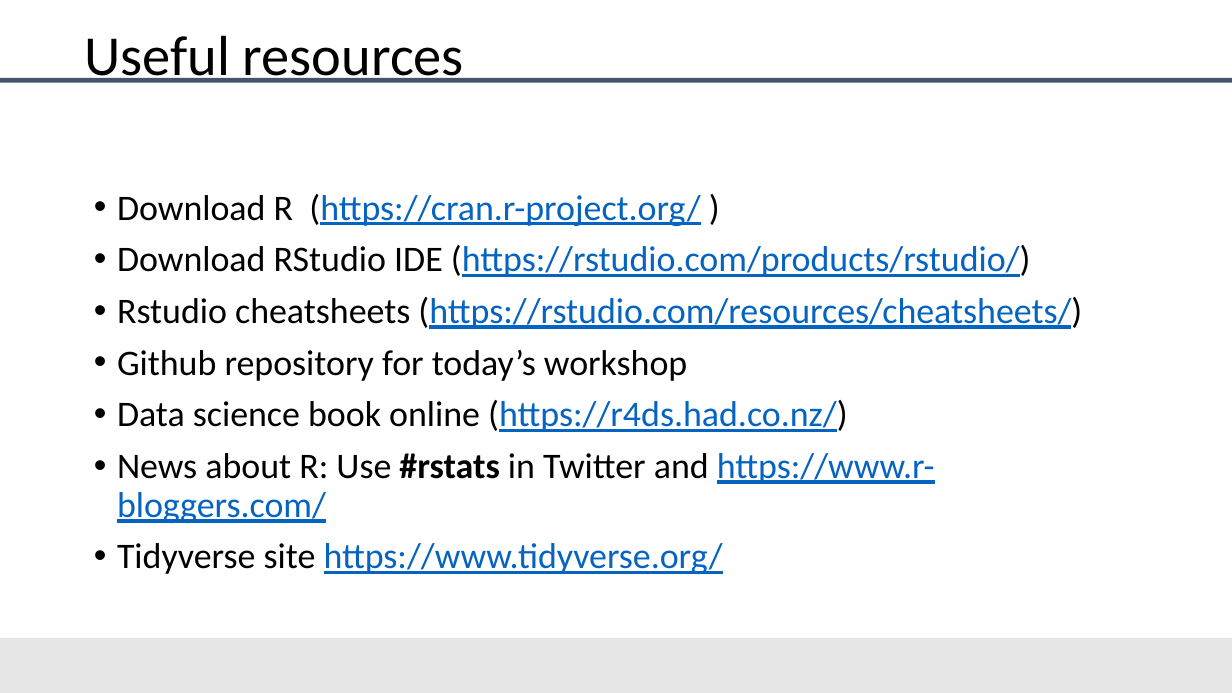
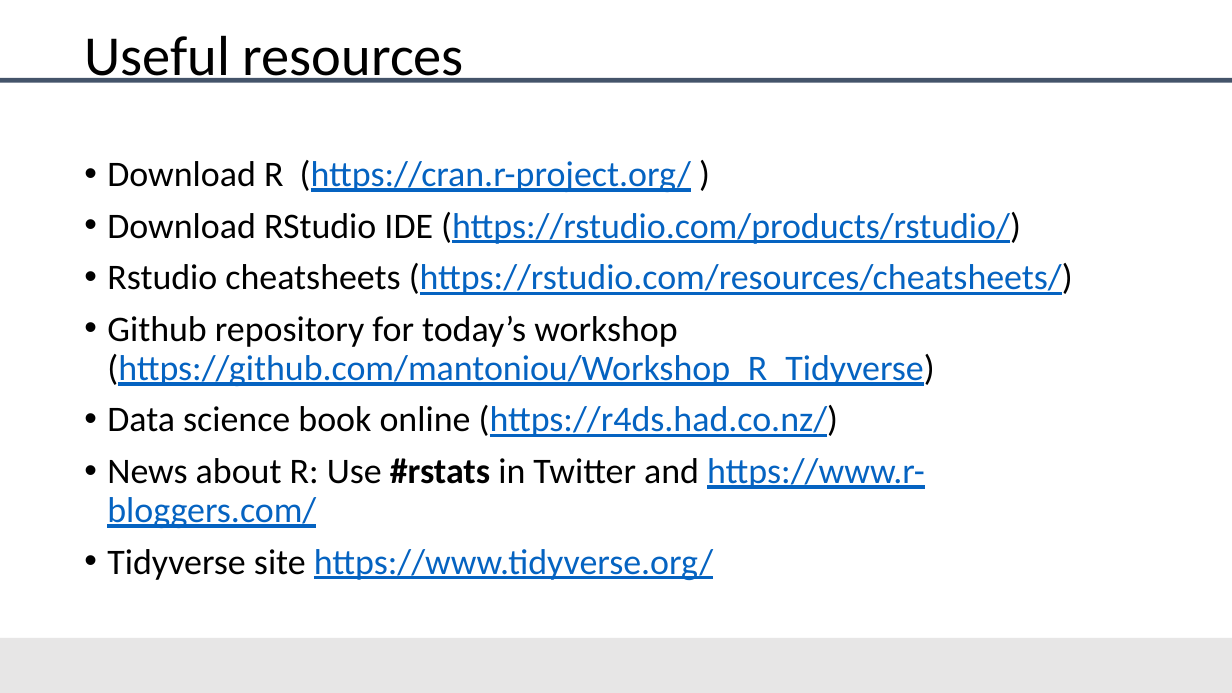
Before and after one commit to mantoniou/Workshop_R_Tidyverse, a slide deck: slide 11 of Intro to Tidyverse.pptx. Drawn at 1232x693 pixels with LibreOffice and Linux fonts; fonts in the diff are those of the drawing; background and template pictures are left out. Boxes give left, top, right and bottom in pixels: in the first picture for what was removed or moved away, otherwise in the second. Text is boxed around its words. In the diff, an @@ line names an element or a change of style, - is before the commit and + after.

```diff
--- a/Intro to Tidyverse.pptx
+++ b/Intro to Tidyverse.pptx
@@ text "Download R (https://cran.r-project.org/ )": place and size @@
-text "Download R (https://cran.r-project.org/ )" at (117, 194, 1082, 574)
+text "Download R (https://cran.r-project.org/ )" at (107, 160, 1073, 580)
@@ text at (107, 315, 934, 386): text changed; text colour #000000 to #0563C1 @@
-• Github repository for today’s workshop
+• Github repository for today’s workshop (https://github.com/mantoniou/Workshop_R_Tidyverse)
```
Also in this commit, not shown: 1 other slide changed.
